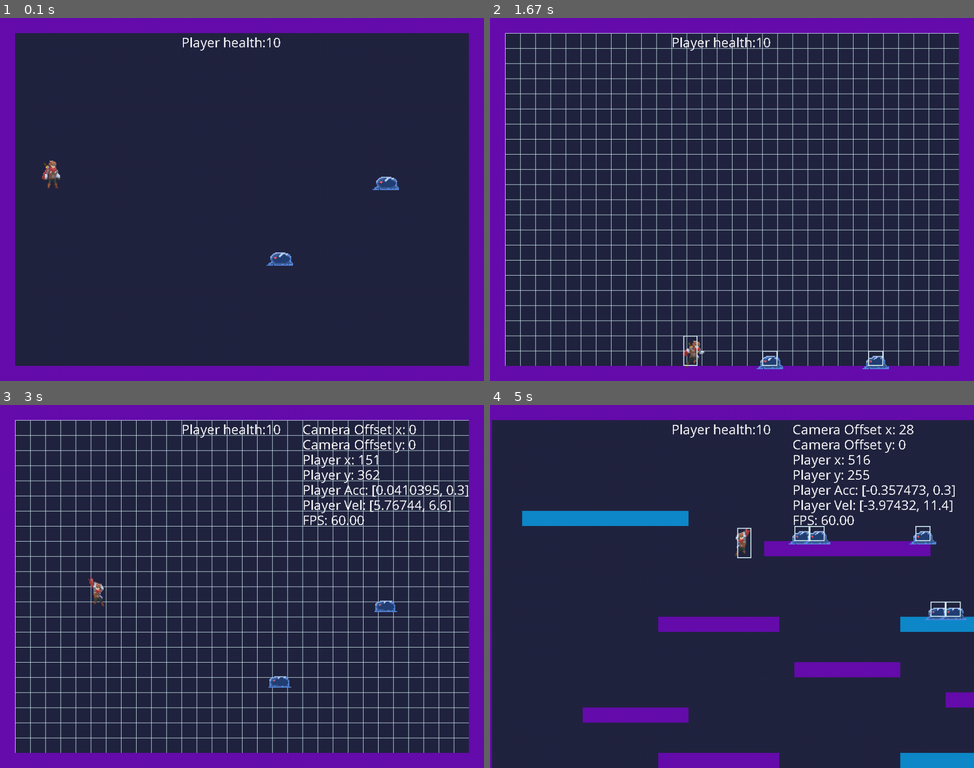
Above: before the commit, frames 1-4 (two rows, left to right).
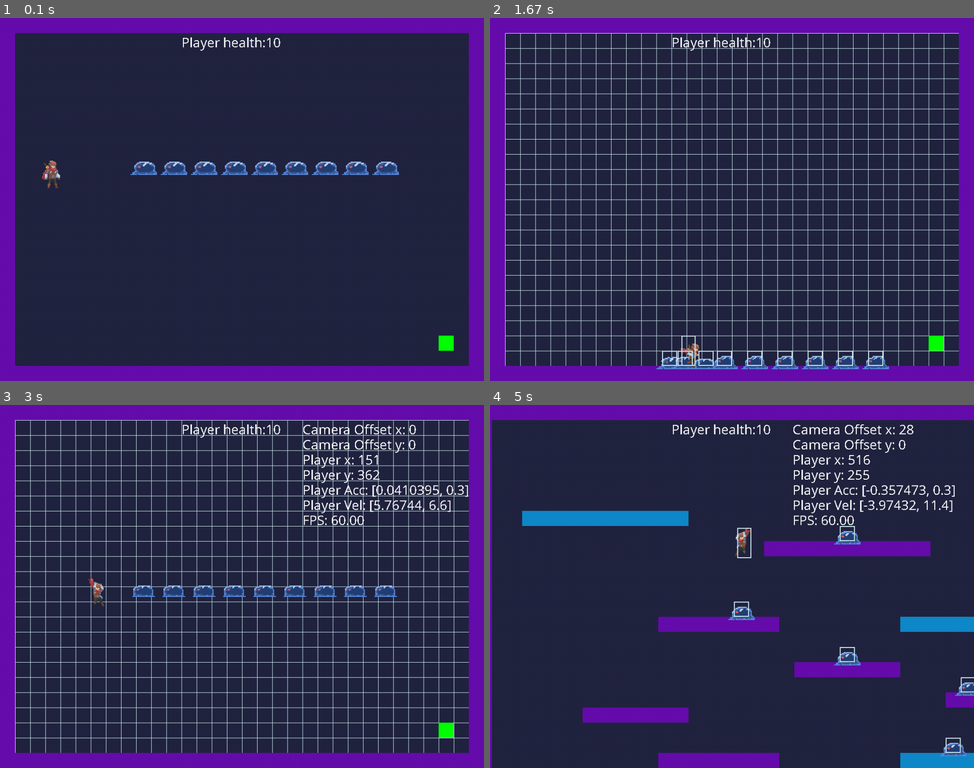
Above: after the commit, the same moments.

Repository: ArthurC13/A-Level-Project-Arthur-Chen
Game: pygame game, started from A level Project.py
Same seed, same stepped clock (60 frames per second), same inputs: the game is played once before the commit and once after it.
Inputs:
- Up to frame 1 (0.1 s): no input
- Up to frame 2 (1.67 s): tap 1 at 0.33 s; hold Z 0.67-1.13 s; hold Right 0.67-1.13 s; tap 3 at 0.82 s; hold Esc 1.17-1.63 s; hold Right 1.17-1.63 s
- Up to frame 3 (3 s): hold Esc 1.67-2.13 s; hold Right 1.67-2.13 s; tap 2 at 1.82 s; hold R 2.17-2.63 s; hold Right 2.17-2.63 s; tap 3 at 2.32 s; hold N from 2.67 s (still down); hold Right from 2.67 s (still down)
- Up to frame 4 (5 s): release N at 3.13 s; release Right at 3.13 s; tap 0 at 3.17 s; hold Right 3.5-3.97 s; tap 3 at 3.65, 4.98 s; hold Up 4-4.3 s; hold Right 4.33-4.8 s; tap 2 at 4.48 s; hold Left from 4.83 s (still down)

The runs differ from the first frame. In frame 1, 1.9% of the frame differs, in the area x 26-94%, y 39-92%; in frame 2, 1.5%; in frame 3, 1.5%; in frame 4, 1.6%.

Commit message:
Added Portal, pause and death screen

Diff:
--- a/A level Project.py
+++ b/A level Project.py
@@ -80,6 +80,12 @@
                 sprite.pos.y = hits[0].rect.bottom
             sprite.vel.y = 0
             sprite.hit_rect.y = int(sprite.pos.y)
+
+def on_floor(a):
+    a.hit_rect.y += 1
+    hits = pygame.sprite.spritecollide(a, game.wall_group, False, collide_hit_rect)
+    a.hit_rect.y -= 1
+    return hits
 
 #Player class
 class Player(pygame.sprite.Sprite):
@@ -139,7 +145,7 @@
             if keys[pygame.K_z]:
                 now = pygame.time.get_ticks()
                 if now - self.last_attack >= self.attack_cooldown:
-                    if self.on_floor():
+                    if on_floor(self):
                         self.last_attack = pygame.time.get_ticks()
                         self.current_action = 4
                         self.current_sprite = -1
@@ -161,14 +167,8 @@
             if keys[pygame.K_DOWN]:
                 self.vel.y = LADDERVEL
 
-    def on_floor(self):
-        self.hit_rect.y += 1
-        hits = pygame.sprite.spritecollide(self, game.wall_group, False, collide_hit_rect)
-        self.hit_rect.y -= 1
-        return hits
-
     def jump(self):
-        hits = self.on_floor()
+        hits = on_floor(self)
         self.hit_rect.y -= 1
         hits2 = pygame.sprite.spritecollide(self, game.wall_group, False, collide_hit_rect)
         self.hit_rect.y += 1
@@ -199,7 +199,9 @@
             Melee_attack(self.game, int(self.pos.x)-20, int(self.pos.y)+8, 50, 28, self.game.enemy_group, 'r')
 
     def interact(self):
-        pass
+        hits = pygame.sprite.spritecollide(self, game.portal_group, False, collide_hit_rect)
+        if hits:
+            self.game.next_level()
 
     def hurt(self):
         self.current_action = 5
@@ -267,7 +269,7 @@
                 if self.current_sprite > len(sprites_list[self.current_action])-1:
                     self.current_sprite = len(sprites_list[self.current_action])-1
                     self.kill()
-                    self.game.done = True
+                    self.game.game_over()
                 self.image = sprites_list[self.current_action][self.current_sprite]
                 self.last_sprite_time = pygame.time.get_ticks()
         elif self.current_action == 7:      #air attacking
@@ -345,14 +347,13 @@
         now = pygame.time.get_ticks()
         self.acc = pygame.math.Vector2(0, GRAVITY)
         if self.current_action != 2 and now - self.last_attack >= self.attack_rate:
-            self.face_left = False
-            if self.pos.x < game.player.pos.x:
-                self.face_left = True
             if 40 < abs(self.pos.x - game.player.pos.x) < 400 and abs(self.pos.y - game.player.pos.y) < 125:
                 if self.pos.x > game.player.pos.x:
                     self.acc.x = -0.2
+                    self.face_left = False
                 else:
                     self.acc.x = 0.2
+                    self.face_left = True
             if 40 > abs(self.pos.x - game.player.pos.x) and abs(self.pos.y - game.player.pos.y) < 60:
                 self.acc.x = 0
                 self.current_action = 2
@@ -374,10 +375,11 @@
             if i != self:
                 distance = self.pos.x - i.pos.x
                 if abs(distance) < 30 and abs(self.pos.y - i.pos.y) < 30:
-                    if distance < 0:
-                        self.acc.x -= 2
-                    else:
-                        self.acc.x += 2
+                    if on_floor(i):
+                        if distance < 0:
+                            self.acc.x -= 1
+                        else:
+                            self.acc.x += 1
 
     def animations(self):
         now = pygame.time.get_ticks()
@@ -428,7 +430,8 @@
 
     def update(self):
         self.movements()
-        self.avoid_stack()
+        if self.current_action != 4:
+            self.avoid_stack()
         self.acc.x += self.vel.x*FRICTION
         self.vel += self.acc
         self.vel.y = min(self.vel.y, 15)        #termial velocity
@@ -480,6 +483,19 @@
         self.rect.x = x * TILESIZE
         self.rect.y = y * TILESIZE
 
+class Portal(pygame.sprite.Sprite):
+    def __init__(self, game, x, y, colour):
+        self.groups = game.all_sprites_group, game.portal_group
+        pygame.sprite.Sprite.__init__(self, self.groups)
+        self.game = game
+        self.image = pygame.Surface((TILESIZE, TILESIZE))
+        self.image.fill(colour)
+        self.rect = self.image.get_rect()
+        self.x = x
+        self.y = y
+        self.rect.x = x * TILESIZE
+        self.rect.y = y * TILESIZE
+
 # -- Utility classes
 
 #Melee attack class
@@ -507,13 +523,14 @@
         hits = pygame.sprite.spritecollide(self, self.target, False, collide_hit_rect)
         if hits:
             for i in hits:
-                i.health -= 1
-                if self.direction == 'l':
-                    i.vel.x = KNOCKBACK
-                    i.hurt()
-                else:
-                    i.vel.x = -KNOCKBACK
-                    i.hurt()
+                if i.health > 0:
+                    i.health -= 1
+                    if self.direction == 'l':
+                        i.vel.x = KNOCKBACK
+                        i.hurt()
+                    else:
+                        i.vel.x = -KNOCKBACK
+                        i.hurt()
             self.kill()
 
 # -- Map and Camera
@@ -570,6 +587,7 @@
         self.all_sprites_group = pygame.sprite.Group()
         self.wall_group = pygame.sprite.Group()
         self.ladder_group = pygame.sprite.Group()
+        self.portal_group = pygame.sprite.Group()
         self.enemy_group = pygame.sprite.Group()
         self.player_group = pygame.sprite.Group()
         self.melee_attack_group = pygame.sprite.Group()
@@ -582,9 +600,9 @@
     def new_game(self):
         self.level = LEVEL
         self.player_health = HEALTH
-        self.new_level()
-
-    def new_level(self):
+        self.next_level()
+
+    def next_level(self):
         self.sprite_group_reset()
         self.level += 1
         try:
@@ -608,6 +626,8 @@
                     Ladder(self, x, y, YELLOW)
                 if item == 'p':
                     self.player = Player(self, x, y, self.player_health)
+                if item == 'd':
+                    Portal(self, x, y, GREEN)
                 if item == 's':
                     Slime(self, x, y)
                 x += 1
@@ -616,11 +636,26 @@
 
     def game_loop(self):
         self.done = False
+        self.mode = 'in game'
         while not self.done:
             self.dt = self.clock.tick(FPS)/1000
             self.events()
             self.update()
             self.draw()
+
+    def wait_loop(self):
+        self.wait = True
+        if self.mode == 'pause':
+            while self.wait:
+                self.dt = self.clock.tick(FPS)/1000
+                self.events()
+                self.draw()
+        elif self.mode == 'death screen':
+            while self.wait:
+                self.dt = self.clock.tick(FPS)/1000
+                self.events()
+                self.draw()
+            self.new_game()
 
     def events(self):
         # -- User input and controls
@@ -628,11 +663,6 @@
             if event.type == pygame.QUIT:
                 self.exit_game()
             if event.type == pygame.KEYUP:
-                if event.key == pygame.K_n:
-                    self.new_level()
-                if event.key == pygame.K_r:
-                    self.level -= 1
-                    self.new_level()
                 if event.key == pygame.K_0:
                     self.tools_reset()
                 if event.key == pygame.K_1:
@@ -641,6 +671,19 @@
                     self.show_stats = not self.show_stats
                 if event.key == pygame.K_3:
                     self.show_hit_rect = not self.show_hit_rect
+                if self.mode == 'in game':
+                    if event.key == pygame.K_n:
+                        self.next_level()
+                    if event.key == pygame.K_r:
+                        self.level -= 1
+                        self.next_level()
+                    if event.key == pygame.K_ESCAPE:
+                        self.pause_game()
+                elif self.mode == 'pause':
+                    if event.key == pygame.K_ESCAPE:
+                        self.pause_game()
+                elif self.mode == 'death screen':
+                    self.wait = False
 
     def update(self):
         self.all_sprites_group.update()
@@ -694,8 +737,14 @@
     def home_screen(self):
         pass
 
+    def game_over(self):
+        self.done = True
+        self.mode = 'death screen'
+
     def pause_game(self):
-        pass
+        self.done = not self.done
+        self.wait = False
+        self.mode = 'pause'
 
     def exit_game(self):
         pygame.quit()
@@ -703,8 +752,10 @@
 
 
 ### -- Game Loop
+run = True
 game = Game()
 game.home_screen()
-while True:
-    game.new_game()
+game.new_game()
+while run:
     game.game_loop()
+    game.wait_loop()
--- a/maps/map1.txt
+++ b/maps/map1.txt
@@ -7,13 +7,7 @@
 10000000000000000000000000000001
 10000000000000000000000000000001
 10000000000000000000000000000001
-100p0000000000000000000000000001
-1000000000000000000000000s000001
-10000000000000000000000000000001
-10000000000000000000000000000001
-10000000000000000000000000000001
-10000000000000000000000000000001
-100000000000000000s0000000000001
+100p00000s0s0s0s0s0s0s0s0s000001
 10000000000000000000000000000001
 10000000000000000000000000000001
 10000000000000000000000000000001
@@ -21,4 +15,10 @@
 10000000000000000000000000000001
 10000000000000000000000000000001
 10000000000000000000000000000001
+10000000000000000000000000000001
+10000000000000000000000000000001
+10000000000000000000000000000001
+10000000000000000000000000000001
+10000000000000000000000000000d01
+10000000000000000000000000000001
 11111111111111111111111111111111
--- a/maps/map2.txt
+++ b/maps/map2.txt
@@ -1,34 +1,34 @@
 1111111111111111111111111111111111111111111111111111111111111111
-100000000000000000000ss000000sss000ss00000ss00ss0000000sss000001
+1000000000000000000000000000000000000000000000000000000000000001
 1000000000000000000000000000000000000000000000000000000000000001
 1000000000000000000000000000000000000000000000000000000000000001
 10000000p0000000000000000000000000000000000000000000000000000001
 1000000000000000000000000000000000000000000000000000000000000001
 1000000000000000000000000000000000000000111111000000000000000001
 1002222222222200000000000000000000000000000000000000000000000001
-100000000000000000000000000000000000000000000000000000000s000001
+100000000000000000000000s000000000000000000000000000000000000001
 1000000000000000000111111111110000000000000000000022200000000001
 1000000000000000000000000000000000000000000000000000000000000001
-1000000000000000000000000000000000002222222220000000000000000001
+10000000000000000s00000000000000000022222222200000000000s0000001
 1000000000000000000000000000000000000000000000000000000000000001
 1000000000000000000000000000000000000000000000000000000000000001
 1000000000001111111100000000222222200000000000011111111111111301
-1000000000000000000000000000000000000000000000000000000000000301
-1000000000000000000000000000000000000000000000000000000000000301
-1000000000000000000001111111000000000002222220000000000000000301
-1000000000000000000000000000000000000000000000000000000000000301
-1000000000000000000000000000000111110000000000000000s00000000301
-1000000111111100000000000000000000000000000000000000000000000301
-100000000000000000000000000s000000000000022222200000000000000301
-1000000000000000000000000000000000000000000000000000000000000301
-1000000000001111111100000000222222200000000000011111111111000301
-1000000000000000000000000000000000000000000000000000000000000301
-1000000000000000000000000000000000000000000000000000000000000301
-1000000000000000000001111111000000000002222220000000000000000301
+100000000000000000000000s000000000000000000000000000000000000301
+100000000000000000000000000000000000000000s000000000000000000301
+10000000000000000000011111110000s0000002222220000000000000000301
 1000000000000000000000000000000000000000000000000000000000000301
 1000000000000000000000000000000111110000000000000000000000000301
 1000000111111100000000000000000000000000000000000000000000000301
-1000000000000000000000000000000000000000022222200000000000000301
+1000000000000000000000000000000s00000000022222200000000000000301
+1000000000000000000000000000000000000000000000000000000000000301
+1000000000001111111100000000222222200000000000011111111111000301
+100000000000000000000000s00000000000000000s000000000000000000301
+10000000000000000000000000000000s0s00000000000000000000000000301
+100000000000000000000111111100000d000002222220000000000000000301
+1000000000000000000000000000000000000000000000000000000000000301
+1000000000000000000000000000000111110000000s00000000000000000301
+1000000111111100000000000000000000000000000000000000000000000301
+100000000000000000000000s000000000000000022222200000000000000301
 1000000000000000000000000000000000000000000000000000000000000301
 1000000000000022222222222222200000000000000000000000000000000301
 1000000000000000000000000000000000000000000000000000000000000301
--- a/maps/map3.txt
+++ b/maps/map3.txt
@@ -1,5 +1,5 @@
 11111111111111111111111111111111111111111111111111
-10000000000000000000000000000000000000003000000001
+1000000000000000000000d000000000000000003000000001
 100000p0000000000000000000000000000000003000000001
 10000000000000011111111111111110000000003000000001
 10000000000000000000000000000000000000003000000001
